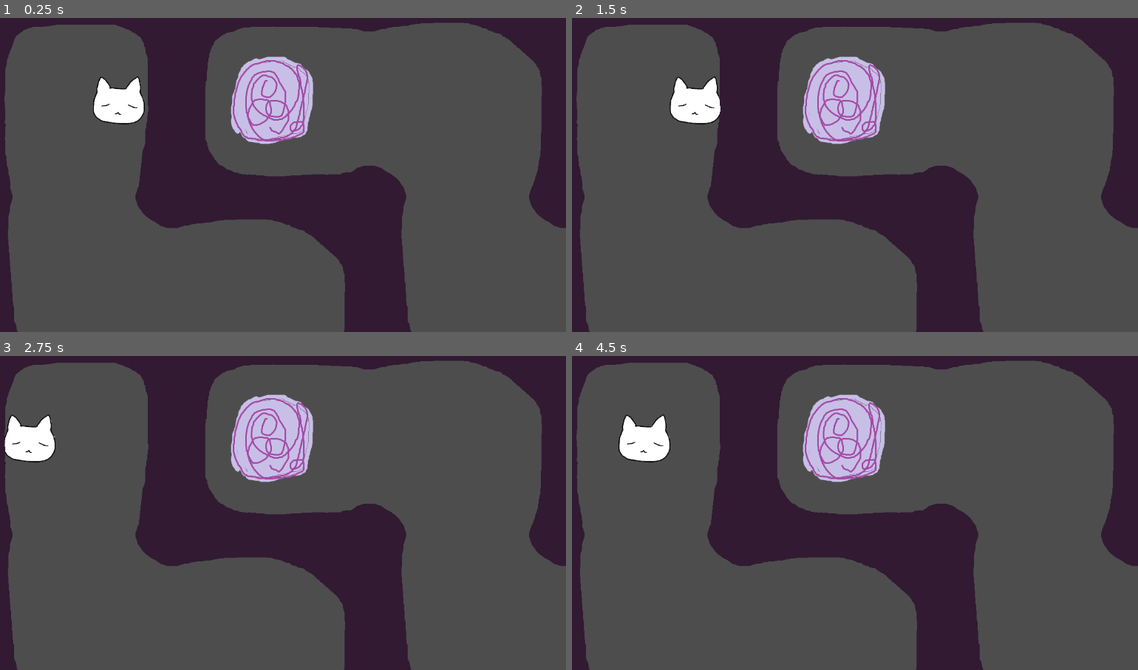
Above: before the commit, frames 1-4 (two rows, left to right).
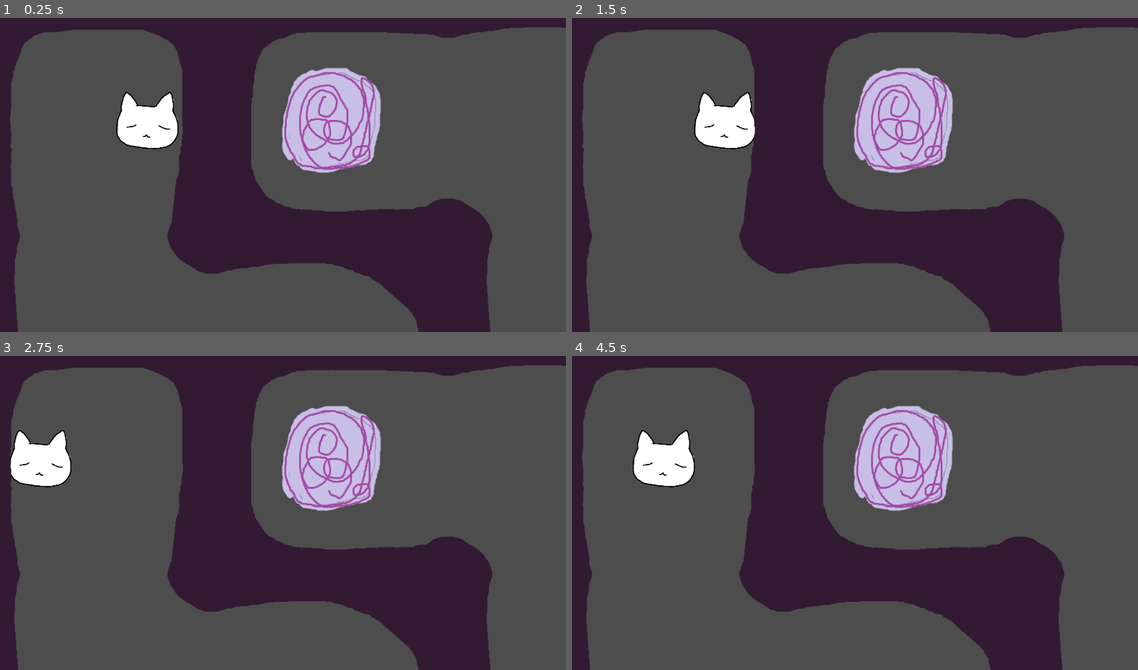
Above: after the commit, the same moments.

Repository: emeryplyler/Paths
Game: Godot game, scene res://main_game_scene/root.tscn
The game is run twice, just before and just after one commit, with the same random seed, the same clock (stepped at 60 frames per second) and the same inputs.
Inputs:
- Up to frame 1 (0.25 s): no input
- Up to frame 2 (1.5 s): tap Enter (ui_accept) at 0.5, 0.77, 1.25 s; hold D (Right) from 0.53 s (still down)
- Up to frame 3 (2.75 s): tap Enter (ui_accept) at 1.52, 2 s; release D (Right) at 2.03 s; hold A (Left) from 2.03 s (still down)
- Up to frame 4 (4.5 s): tap Enter (ui_accept) at 2.75, 3.02, 3.5, 3.77, 4.25 s; release A (Left) at 2.78 s; hold D (Right) 2.78-4.28 s; hold A (Left) from 4.28 s (still down)

The runs differ from the first frame. In frame 1, 35% of the frame differs, in the area x 0-100%, y 1-100%; in frame 2, 35%; in frame 3, 35%; in frame 4, 35%.

Commit message:
camera settings

Diff:
--- a/main_game_scene/root.tscn
+++ b/main_game_scene/root.tscn
@@ -120,6 +120,7 @@
 texture = ExtResource("2_64tbq")
 
 [node name="Camera2D" type="Camera2D" parent="Player"]
+zoom = Vector2(2, 2)
 limit_left = 0
 limit_top = 0
 limit_right = 1920
--- a/project.godot
+++ b/project.godot
@@ -14,6 +14,11 @@
 run/main_scene="res://main_game_scene/root.tscn"
 config/features=PackedStringArray("4.2", "Mobile")
 config/icon="res://icon.svg"
+
+[display]
+
+window/size/viewport_width=1920
+window/size/viewport_height=1080
 
 [input]
 
